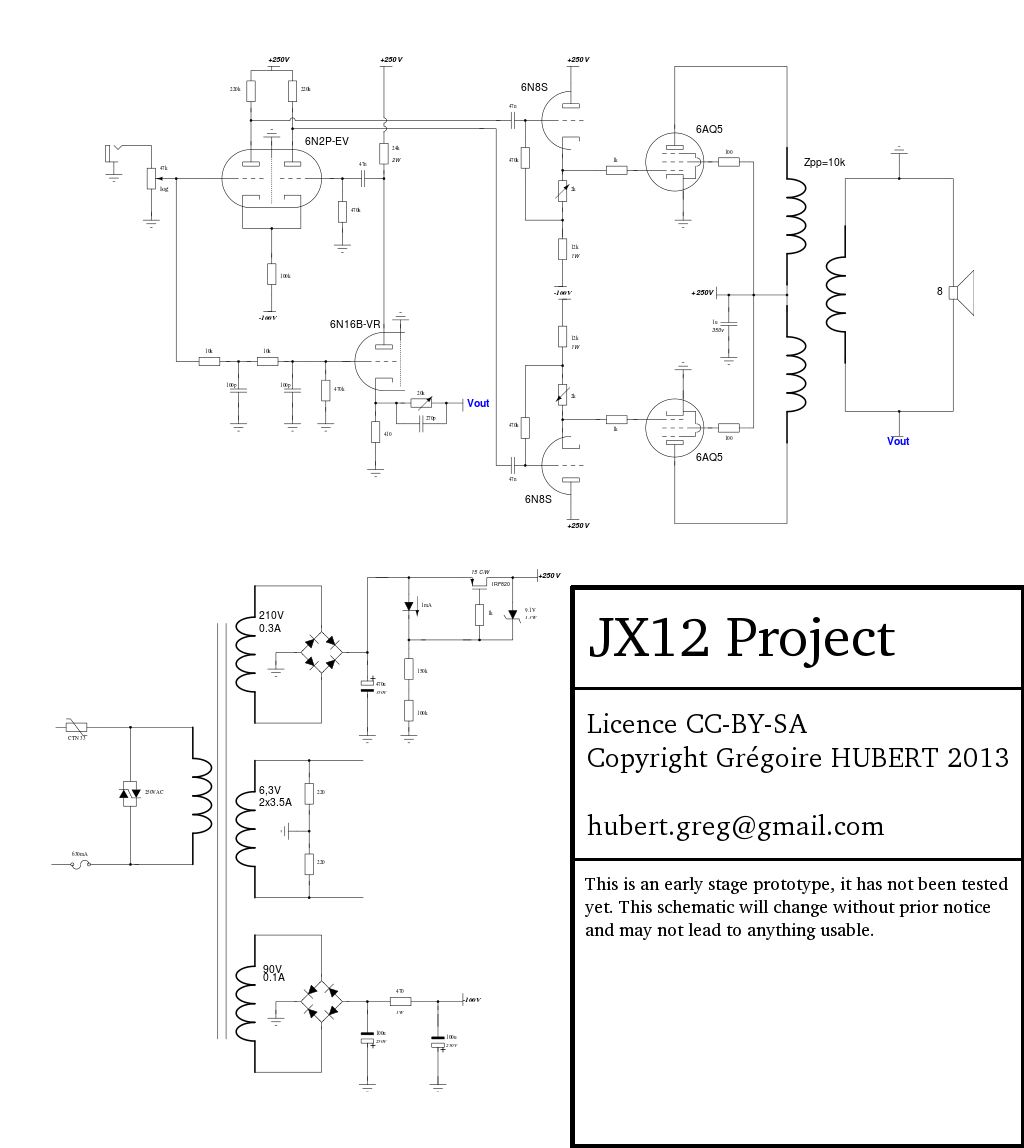
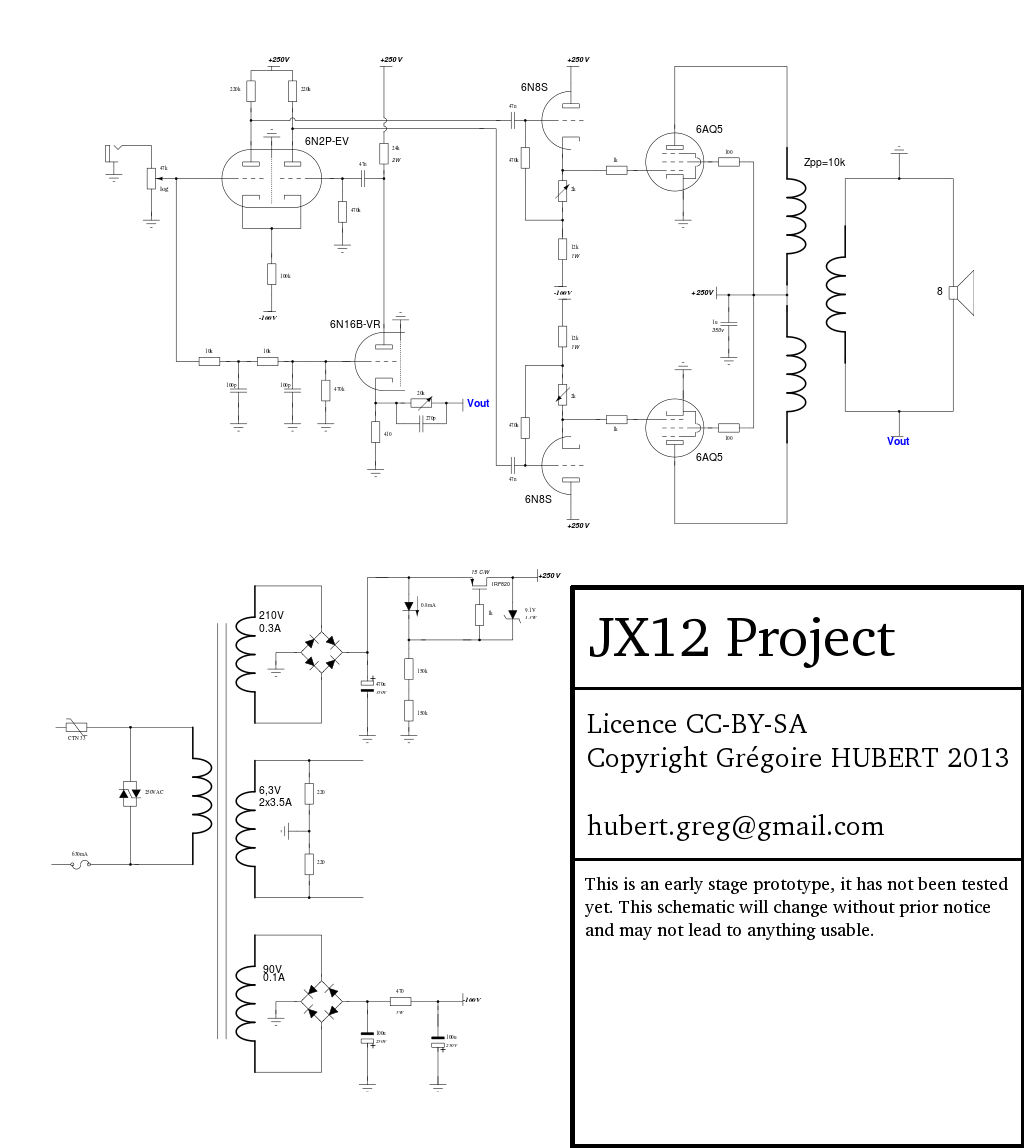
Layers edited between the first and the second 1024 × 1148 image:
painted on "JX12.svg" over [396, 602, 436, 1014]
